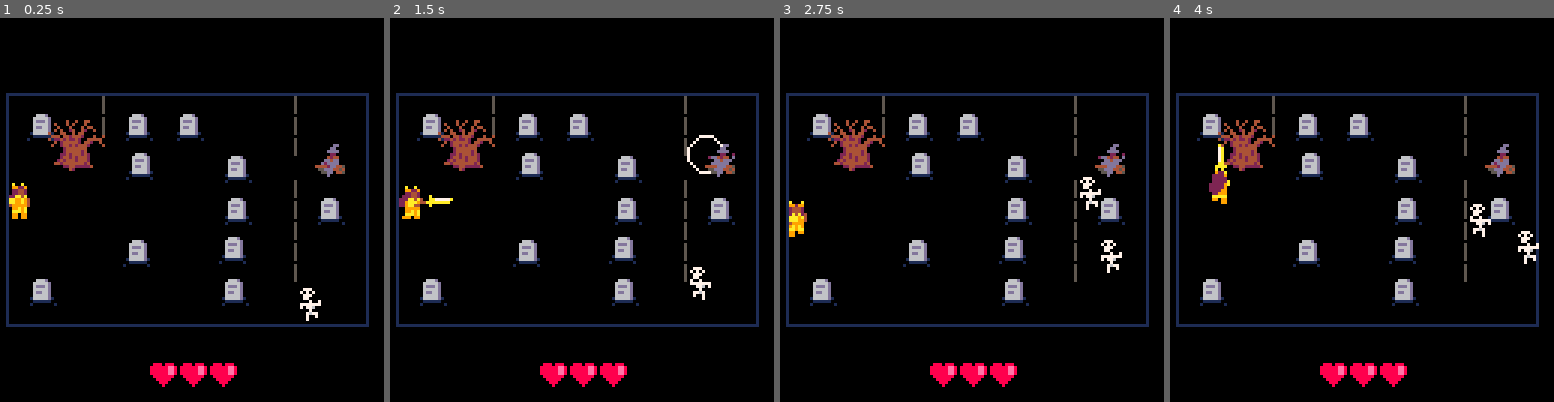
Above: before the commit, frames 1-4 (left to right).
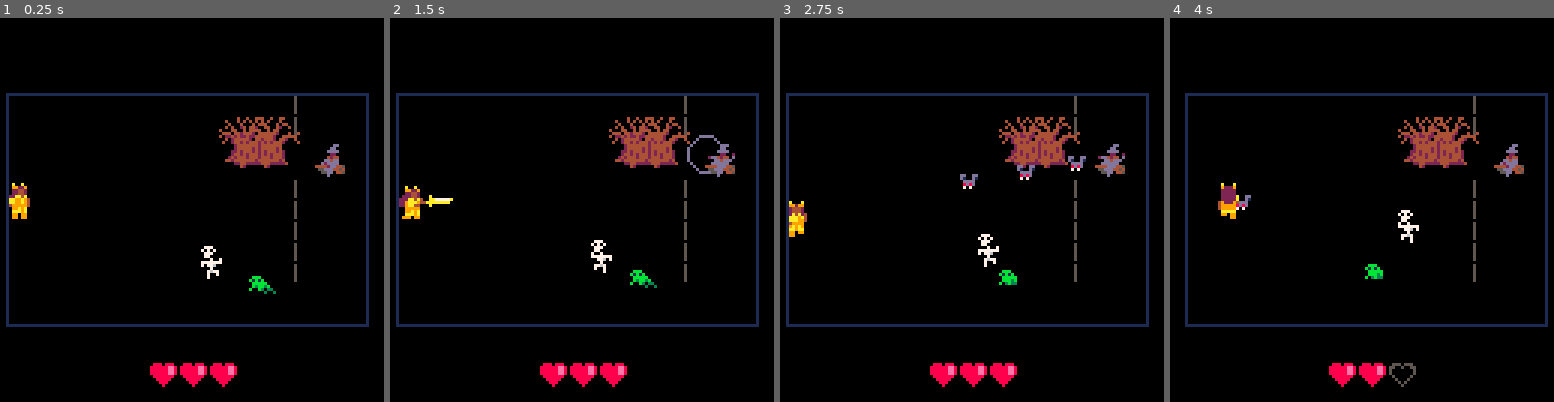
Above: after the commit, the same moments.

Repository: aylanonsense/pico-ludum-dare-40
Game: PICO-8 cartridge cart.p8
The game is run twice, just before and just after one commit, with the same random seed, the same clock (stepped at 60 frames per second) and the same inputs.
Inputs:
- Up to frame 1 (0.25 s): no input
- Up to frame 2 (1.5 s): tap O (Z key) at 0.33, 0.7, 1.43 s; tap X (X key) at 1.07 s
- Up to frame 3 (2.75 s): hold Left 1.97-2.37 s; tap X (X key) at 2.07, 2.4, 2.73 s; tap O (Z key) at 2.22 s; hold Down from 2.42 s (still down)
- Up to frame 4 (4 s): release Down at 2.82 s; hold Right 2.87-3.53 s; tap X (X key) at 3.07, 3.4, 3.73 s; tap O (Z key) at 3.1, 3.98 s; hold Up from 3.58 s (still down)

The runs differ from the first frame. In frame 1, 6.4% of the frame differs, in the area x 7-90%, y 20-79%; in frame 2, 6.5%; in frame 3, 6.8%; in frame 4, 11%, in the area x 1-99%, y 19-97%.

Commit message:
The final (I think) commit

Diff:
--- a/cart.p8
+++ b/cart.p8
@@ -1,6 +1,9 @@
 pico-8 cartridge // http://www.pico-8.com
 version 8
 __lua__
+-- curse collector
+-- by ayla myers (aka bridgs)
+
 --[[
 hurtbox channels
 	1: player
@@ -8,6 +11,7 @@
 	4: minions
 	8: tombstones
 	16: fences
+	32: heart
 
 obstacle channels
 	1: player
@@ -51,10 +55,20 @@
 local entities
 local new_entities
 local player
+local player2
 
 -- global list of curses
 local player_curses
 local curses={
+	{"axes","unreliable weapon",{"your attacks spin around","you in a circle."}},
+	{"shadow","stalked by shadows",{"a malicious shadow","follows behind you."}},
+	{"love","misplaced affection",{"you occasionally fall in","love with minions. it hurts you to","see them get hurt."}},
+	{"slippery","eternal slipperiness",{"you slide along the ground."}},
+	{"lonely","crippling loneliness",{"you slowly take damage","unless you stay near","another creature."}},
+	{"big-heart","big heart",{"you have a very","big heart."}},
+	{"magnetic","magnetic",{"metallic objects are","attracted to you."}},
+	{"floating-heart","heart on your sleeve",{"a heart circles around you.", "if you attack it,","you take damage."}},
+	{"monochrome","colorblind",{"you can't distinguiush","between colors."}},
 	{"medium","reluctant medium",{"whenever you destroy a","tombstone you raise","a skeleton."}},
 	{"doppleganger","doppleganger",{"there are two of you."}},
 	{"slow-clear","constant daze",{"the world swirls around you."}},
@@ -66,14 +80,11 @@
 	{"vertigo","extreme vertigo",{"you are constantly dizzy."}},
 	{"gigantic","excessive growth",{"you are twice as big and","move at half speed."}},
 	{"tele-on-hit","unstable structure",{"whenever you take damage","you teleport to a","random location."}},
-	{"near-sighted","clouded eyes",{"your eyesight is limited"}},
+	{"near-sighted","clouded eyes",{"your eyesight is limited."}},
 	{"invisibility","hidden from mortal eyes",{"you are invisible."}},
 	{"perma-move","eternal unrest",{"you can't stop moving."}},
 	{"high-speed","ludicrous speed",{"you move 5x faster than normal."}},
 	{"no-left","sinistrophobia",{"you can't turn left."}},
-
-
-	-- {"floating-heart","heart on your sleeve",{"a heart circles around you.", "if it takes damage,","you take damage."}},
 }
 
 -- entity classes
@@ -95,6 +106,8 @@
 		dodge_roll_anim=0,
 		dodge_roll_end_anim=0,
 		dodge_roll_detection=5,
+		frames_to_loneliness=0,
+		frames_to_love=0,
 		weapons={"sword","javelin"},
 		weapon_index=1,
 		keep_in_bounds=true,
@@ -104,8 +117,45 @@
 				self.width*=2
 				self.height*=2
 			end
+			if player_has_curse("lonely") then
+				self.frames_to_loneliness=149
+			end
+			if player_has_curse("love") then
+				self.frames_to_love=rnd_int(100,400)
+			end
 		end,
 		update=function(self)
+			if decrement_counter_prop(self,"frames_to_loneliness") then
+				self.health-=1
+				if self:on_hurt(e1)!=false and self.health<=0 then
+					self:die()
+				end
+				self.frames_to_loneliness=149
+			end
+			local i
+			for i=1,#entities do
+				if entities[i].class_name=="frog" or entities[i].class_name=="bat" or entities[i].class_name=="skeleton" or entities[i].class_name=="witch" then
+					local dx=mid(-100,entities[i]:center_x()-self:center_x(),100)
+					local dy=mid(-100,entities[i]:center_y()-self:center_y(),100)
+					local dist=sqrt(dx*dx+dy*dy)
+					if dist<30 then
+						self.frames_to_loneliness=150
+					end
+				end
+			end
+			if decrement_counter_prop(self,"frames_to_love") then
+				local i
+				local suitors={}
+				for i=1,#entities do
+					if entities[i].class_name=="frog" or entities[i].class_name=="skeleton" then
+						add(suitors,entities[i])
+					end
+				end
+				if #suitors>0 then
+					spawn_entity("in_love",0,0,{target=suitors[rnd_int(1,#suitors)]})
+				end
+				self.frames_to_love=rnd_int(200,400)
+			end
 			decrement_counter_prop(self,"sword_attack_anim")
 			decrement_counter_prop(self,"sword_attack_cooldown")
 			decrement_counter_prop(self,"javelin_throw_anim")
@@ -152,8 +202,16 @@
 				end
 			end
 			-- no moving during an animation
+			local move_speed=1
+			if player_has_curse("gigantic") then
+				move_speed*=0.5
+			end
+			if player_has_curse("high-speed") then
+				move_speed*=5
+			end
+			local vx,vy=0,0
 			if self.javelin_throw_anim>0 or self.sword_attack_anim>0 or self.dodge_roll_end_anim>0 or self.auto_attacks>0 then
-				self.vx,self.vy=0,0
+				vx,vx=0,0
 			else
 				-- face the direction of movement
 				if self.move_dir then
@@ -169,14 +227,14 @@
 				if player_has_curse("perma-move") then
 					move_dir=move_dir or self.facing_dir
 				end
-				local move_speed=1
-				if player_has_curse("gigantic") then
-					move_speed*=0.5
-				end
-				if player_has_curse("high-speed") then
-					move_speed*=5
-				end
-				self.vx,self.vy=dir_to_vector(move_dir,move_speed*ternary(self.dodge_roll_anim>0,2.5,1))
+				vx,vy=dir_to_vector(move_dir,move_speed*ternary(self.dodge_roll_anim>0,2.5,1))
+			end
+			if player_has_curse("slippery") then
+				self.vx=mid(-1.2*move_speed,(self.vx+vx/20)*0.995,1.2*move_speed)
+				self.vy=mid(-1.2*move_speed,(self.vy+vy/20)*0.995,1.2*move_speed)
+			else
+				self.vx=vx
+				self.vy=vy
 			end
 			-- move the character
 			self:apply_velocity()
@@ -202,7 +260,11 @@
 						end
 						spawn_entity("frog",x,y)
 					end
-					spawn_entity("sword_attack",self.x,self.y,{slash_dir=self.true_facing_dir})
+					if player_has_curse("axes") then
+						spawn_entity("axe_attack",self.x,self.y,{attack_dir=self.true_facing_dir})
+					else
+						spawn_entity("sword_attack",self.x,self.y,{slash_dir=self.true_facing_dir})
+					end
 				elseif self.weapons[self.weapon_index]=="javelin" and self.javelin_throw_cooldown<=0 then
 					self.javelin_throw_anim=10
 					self.javelin_throw_cooldown=30
@@ -211,6 +273,14 @@
 			end
 		end,
 		draw=function(self)
+			if player_has_curse("lonely") then
+				color(ternary(self.frames_to_loneliness==150,3,1))
+				if player_has_curse("monochrome") then
+					color(ternary(self.frames_to_loneliness==150,14,2))
+				end
+				circ(self:center_x(),self:center_y(),30)
+				circ(self:center_x(),self:center_y(),30*self.frames_to_loneliness/150)
+			end
 			local sx
 			local sy=11
 			local sw=7
@@ -253,7 +323,30 @@
 				palt(3,false)
 				pal(11,7)
 				palt(11,false)
+				pal(12,10)
+				if player_has_curse("monochrome") then
+					pal(3,15)
+					pal(10,15)
+					pal(11,15)
+					pal(9,14)
+					pal(4,13)
+					pal(12,15)
+				end
+				if self.is_shadow then
+					local i
+					for i=1,15 do
+						pal(i,ternary(player_has_curse("monochrome"),2,1))
+					end
+				end
 				local size_mult=ternary(player_has_curse("gigantic"),2,1)
+				if player_has_curse("axes") then
+					palt(3,true)
+					palt(11,true)
+					pal(12,9)
+					if player_has_curse("monochrome") then
+						pal(12,14)
+					end
+				end
 				sspr2(sx,sy,sw,sh,self.x-size_mult*sdx,self.y-size_mult*sdy,sflipped,false,size_mult*sw,size_mult*sh)
 				-- self:draw_outline(12)
 			end
@@ -262,19 +355,163 @@
 			init_scene("death")
 		end,
 		on_hurt=function(self)
+			self:hurt()
+		end,
+		hurt=function(self)
 			self.invincibility_frames=48
+			if player2 then
+				player.invincibility_frames=48
+				player2.invincibility_frames=48
+				player.health=min(player.health,player2.health)
+				player2.health=min(player.health,player2.health)
+			end
 			freeze_and_shake_screen(6,10)
 			if player_has_curse('tele-on-hit') then
 				self.x=rnd_int(0,112)
 				self.y=rnd_int(0,68)
 			end
+		end
+	},
+	player_shadow={
+		extends="player",
+		hitbox_channel=1, -- player
+		hurtbox_channel=0,
+		obstacle_channel=0,
+		collision_channel=0,
+		x=-20,
+		y=-20,
+		keep_in_bounds=false,
+		is_shadow=true,
+		init=function(self)
+			self.player_states={}
+		end,
+		update=function(self)
+			if self.player_states[1] then
+				self:apply_player_state(self.player_states[1])
+			end
+			local i
+			for i=1,59 do
+				self.player_states[i]=self.player_states[i+1]
+			end
+			self.player_states[60]=self:copy_player_state()
+		end,
+		apply_player_state=function(self,state)
+			local k,v
+			for k,v in pairs(state) do
+				self[k]=state[k]
+			end
+		end,
+		copy_player_state=function(self)
+			return {
+				x=player.x,
+				y=player.y,
+				vx=player.vx,
+				vy=player.vy,
+				facing_dir=player.facing_dir,
+				true_facing_dir=player.true_facing_dir,
+				move_dir=player.move_dir,
+				sword_attack_anim=player.sword_attack_anim,
+				sword_attack_cooldown=player.sword_attack_cooldown,
+				frames_alive=player.frames_alive
+			}
+		end
+	},
+	axe_attack={
+		width=5,
+		height=5,
+		frames_to_death=100,
+		hitbox_channel=2+4+8+16+32, -- witches + minions + tombstones + fences + heart
+		collision_channel=16, -- trees
+		init=function(self)
+			self.x+=1
+			self.y+=1
+			self.scale=1
+			if player_has_curse("gigantic") then
+				self.scale=2
+				self.width*=2
+				self.height*=2
+			end
+			self.start_x=self.x
+			self.start_y=self.y
+			if self.attack_dir=="right" then
+				self.offset=0
+			elseif self.attack_dir=="left" then
+				self.offset=20
+			elseif self.attack_dir=="up" then
+				self.offset=10
+			elseif self.attack_dir=="down" then
+				self.offset=30
+			end
+		end,
+		update=function(self)
+			self.x=self.start_x+(self.scale*6+self.frames_alive/3)*cos((self.frames_alive+self.offset)/40)
+			self.y=self.start_y+(self.scale*6+self.frames_alive/3)*sin((self.frames_alive+self.offset)/40)
+		end,
+		draw=function(self)
+			if player_has_curse("monochrome") then
+				pal(7,15)
+				pal(10,15)
+				pal(9,14)
+			end
+			sspr2(0,57,5,5,self.x,self.y,self.frames_alive%12>6,(self.frames_alive+3)%12>6,5*self.scale,5*self.scale)
+			-- self:draw_outline(8)
+		end,
+		on_hit=function(self)
+			self:die()
+		end,
+		on_collide=function(self)
+			self:die()
+		end
+	},
+	in_love={
+		init=function(self)
+			self.prev_health=self.target.health
+		end,
+		update=function(self)
+			self.x=self.target:center_x()
+			self.y=self.target:center_y()
+			if not self.target.is_alive then
+				hurt_entity(player)
+				self:die()
+			elseif self.prev_health>self.target.health then
+				hurt_entity(player)
+			end
+			self.prev_health=self.target.health
+		end,
+		draw=function(self)
+			if player_has_curse("monochrome") then
+				pal(8,14)
+				pal(14,15)
+			end
+			sspr(0,53,5,4,self.x-3,self.y-11)
+		end
+	},
+	floating_heart={
+		width=4,
+		height=4,
+		hurtbox_channel=32, -- heart
+		update=function(self)
+			self.x=player.x+10*cos(self.frames_alive/100)
+			self.y=player.y+10*sin(self.frames_alive/100)
+		end,
+		draw=function(self)
+			if player_has_curse("monochrome") then
+				pal(8,14)
+				pal(14,15)
+			end
+			sspr(0,53,5,4,self.x,self.y)
+			-- self:draw_outline(7)
+		end,
+		on_hurt=function(self)
+			hurt_entity(player,self)
+			return false
 		end
 	},
 	sword_attack={
 		width=15,
 		height=7,
 		frames_to_death=1,
-		hitbox_channel=2+4+8+16, -- witches + minions + tombstones + fences
+		hitbox_channel=2+4+8+16+32, -- witches + minions + tombstones + fences + heart
 		init=function(self)
 			local size_mult=ternary(player_has_curse("gigantic"),2,1)
 			if self.slash_dir=="right" then
@@ -370,6 +607,12 @@
 			self:apply_velocity()
 		end,
 		draw=function(self)
+			if player_has_curse("monochrome") then
+				pal(5,2)
+				pal(4,14)
+				pal(7,15)
+				pal(3,2)
+			end
 			if self.spell_startup_frames>0 then
 				if self.spell=="shoot_bats" then
 					color(13)
@@ -409,6 +652,11 @@
 		draw=function(self)
 			if self.wait_frames<=0 then
 				-- self:draw_outline()
+				if player_has_curse("monochrome") then
+					pal(7,15)
+					pal(8,14)
+					pal(1,2)
+				end
 				sspr2(ternary(self.frames_alive%8>4,6,0),36,6,5,self.x-1,self.y)
 			end
 		end
@@ -474,6 +722,10 @@
 		end,
 		draw=function(self)
 			-- self:draw_outline(8)
+			if player_has_curse("monochrome") then
+				pal(11,14)
+				pal(3,2)
+			end
 			sspr2(ternary(self.hop_frames>0,31,22),0,9,6,self.x-1,self.y,self.is_facing_right)
 		end
 	},
@@ -512,6 +764,10 @@
 		end,
 		draw=function(self)
 			-- self:draw_outline(8)
+			if player_has_curse("monochrome") then
+				pal(7,15)
+				pal(6,15)
+			end
 			sspr2(ternary(self.frames_alive%14>7,0,8),42,7,11,self.x,self.y-2,self.is_facing_right)
 		end,
 		on_hurt=function(self)
@@ -529,6 +785,10 @@
 			self.flipped=rnd()<0.5
 		end,
 		draw=function(self)
+			if player_has_curse("monochrome") then
+				pal(1,2)
+				pal(6,14)
+			end
 			sspr2(12,0,10,6,self.x-2,self.y+2,self.flipped)
 			sspr2(ternary(self.health<2,6,0),0,6,7,self.x,self.y-1)
 		end,
@@ -545,6 +805,9 @@
 		draw=function(self)
 			-- rectfill(self.x+0.5,self.y-7.5,self.x+10.5,self.y+9.5,4)
 			-- self:draw_outline(9)
+			if player_has_curse("monochrome") then
+				pal(4,14)
+			end
 			sspr2(0,18,19,17,self.x-4,self.y-7)
 		end
 	},
@@ -554,7 +817,27 @@
 		health=2,
 		hurtbox_channel=16, -- fence
 		obstacle_channel=16, -- fence
+		collision_channel=16, -- fence
+		update=function(self)
+			if player_has_curse("magnetic") then
+				local dx=mid(-100,player:center_x()-self:center_x(),100)
+				local dy=mid(-100,player:center_y()-self:center_y(),100)
+				local dist=sqrt(dx*dx+dy*dy)
+				if dist<50 and dist>10 then
+					self.vx=0.25*dx/dist
+					self.vy=0.25*dy/dist
+				else
+					self.vx=0
+					self.vy=0
+				end
+			else
+			end
+			self:apply_velocity()
+		end,
 		draw=function(self)
+			if player_has_curse("monochrome") then
+				pal(5,13)
+			end
 			sspr(ternary(self.health<2,51,40),0,11,7,self.x-1,self.y-3)
 		end
 	},
@@ -563,6 +846,9 @@
 		width=3,
 		height=7,
 		draw=function(self)
+			if player_has_curse("monochrome") then
+				pal(5,13)
+			end
 			sspr(ternary(self.health<2,65,62),0,3,7,self.x,self.y-1)
 		end
 	}
@@ -607,7 +893,7 @@
 	-- clear the screen
 	camera()
 	if player_has_curse("slow-clear") then
-		local i
+		local i=0
 		for i=1,1000 do
 			pset(rnd_int(0,127),rnd_int(0,127),0)
 		end
@@ -625,8 +911,10 @@
 -- title scene methods
 function init_title()
 	player_curses={}
+	-- debug_add_curse(curses[1][1])
+	-- debug_add_curse("axes")
+	-- debug_add_curse("monochrome")
 	shuffle_list(curses)
-	-- debug_add_curse(curses[1][1])
 end
 
 function update_title()
@@ -665,7 +953,7 @@
 	-- spawn_entity("horizontal_fence",38,40)
 	-- spawn_entity("horizontal_fence",46,40)
 	if player_has_curse("hallucinations") then
-		local possibilities={"player","witch","frog","tombstone","tree","horizontal_fence","vertical_fence"}
+		local possibilities={"player","witch","skeleton","frog","tombstone","tree","horizontal_fence","vertical_fence"}
 		local i
 		for i=1,10 do
 			spawn_entity(possibilities[rnd_int(1,#possibilities)],rnd_int(10,100),rnd_int(10,70),{is_hallucination=true})
@@ -673,7 +961,6 @@
 	end
 	-- add new entities to the game immediately
 	add_new_entities()
-	-- debug_add_curse("no-left")
 end
 
 function generate_level()
@@ -686,11 +973,20 @@
 	local player_col=1
 	local player_row=6
 	player=spawn_entity("player",8*player_col-7,7*player_row-7)
+	if player_has_curse("floating-heart") then
+		spawn_entity("floating_heart")
+	end
+	if player_has_curse("shadow") then
+		spawn_entity("player_shadow")
+	end
 	tiles[player_col][player_row]=player
 	if player_has_curse("doppleganger") then
 		local player2_col=1
 		local player2_row=7
-		tiles[player2_col][player2_row]=spawn_entity("player",8*player2_col-7,7*player2_row-7)
+		player2=spawn_entity("player",8*player2_col-7,7*player2_row-7)
+		tiles[player2_col][player2_row]=player2
+	else
+		player2=nil
 	end
 	-- spawn the witch
 	local witch_col=rnd_int(14,15)
@@ -795,14 +1091,7 @@
 			if i!=j and not e1.is_hallucination and not e2.is_hallucination and band(e1.hitbox_channel,e2.hurtbox_channel)>0 then
 				if rects_overlapping(e1.x,e1.y,e1.width,e1.height,e2.x,e2.y,e2.width,e2.height) then
 					e1:on_hit(e2)
-					if e2.invincibility_frames<=0 then
-						e2.health-=e1.damage
-						e2.invincibility_frames=5
-						e2:on_hurt(e1)
-						if e2.health<=0 then
-							e2:die()
-						end
-					end
+					hurt_entity(e2,e1)
 				end
 			end
 		end
@@ -824,7 +1113,6 @@
 	local camera_x=shake_x-2
 	local camera_y=-25
 	camera(camera_x,camera_y)
-	color(1)
 	-- local c,r
 	-- for c=0,15 do
 	-- 	line(8*c,0,8*c,77)
@@ -832,12 +1120,11 @@
 	-- for r=0,11 do
 	-- 	line(0,7*r,120,7*r)
 	-- end
-	rect(0,0,120,77)
 	-- draw each entity
 	if player_has_curse("vertigo") then
-		camera(camera_x+10*cos(scene_frame/200),camera_y+10*sin(scene_frame/200))
+		camera(camera_x+7*cos(scene_frame/250),camera_y+7*sin(scene_frame/250))
 		draw_game_objects()
-		camera(camera_x-10*cos(scene_frame/200),camera_y-10*sin(scene_frame/200))
+		camera(camera_x-7*cos(scene_frame/250),camera_y-7*sin(scene_frame/250))
 		draw_game_objects()
 	else
 		draw_game_objects()
@@ -855,14 +1142,19 @@
 	rectfill(0,0,127,16)
 	rectfill(0,111,127,127)
 	-- draw player health
+	if player_has_curse("monochrome") then
+		pal(8,14)
+		pal(14,15)
+	end
+	local heart_mult=ternary(player_has_curse("big-heart"),3,1)
 	local i
 	for i=1,3 do
-		sspr(ternary(player.health<i,77,68),0,9,8,10*i+40,115)
+		sspr(ternary(player.health<i,77,68),0,9,8,65+10*(i-2.5)*heart_mult,130-15*heart_mult,9*heart_mult,8*heart_mult)
 	end
 end
 
 function draw_game_objects()
-	rect(0,0,120,77,1)
+	rect(0,0,120,77,ternary(player_has_curse("monochrome"),2,1))
 	-- draw each entity
 	foreach(entities,function(entity)
 		pal()
@@ -889,36 +1181,40 @@
 	if scene_frame%40<30 then
 		print("press z to continue",26,108)
 	end
-	rect(54,43,74,63)
-	color(0)
-	rectfill(57,43,71,63)
-	rectfill(54,46,74,60)
+	-- rect(54,43,74,63)
+	-- color(0)
+	-- rectfill(57,43,71,63)
+	-- rectfill(54,46,74,60)
 	local curse=player_curses[#player_curses]
 	color(6)
-	print(curse[2],64-2*#curse[2],34)
+	print(curse[2],64-2*#curse[2],44)
 	local i
 	for i=1,#curse[3] do
 		print(curse[3][i],64-2*#curse[3][i],61+7*i)
 	end
-	rect(56,45,72,61,8)
+	-- rect(56,45,72,61,8)
 end
 
 -- death scene methods
 function init_death()
-	player_curses={}
-	shuffle_list(curses)
 end
 
 function update_death()
-	if scene_frame>20 and btnp2("z") then
+	if scene_frame>30 and btnp2("z") then
+		player_curses={}
+		shuffle_list(curses)
 		init_scene("game")
 	end
 end
 
 function draw_death()
 	color(7)
-	print("i'm real sorry but",28,50)
-	print("you died :(",42,60)
+	print("i'm real sorry but",28,25)
+	print("you died :(",42,35)
+	if #player_curses>0 then
+		print("good news tho:",36,60)
+		print("you collected "..#player_curses.." curse"..ternary(#player_curses==1,"","s").."!",17,70)
+	end
 	color(13)
 	if scene_frame%40<30 then
 		print("press z to continue",26,108,13)
@@ -1064,6 +1360,16 @@
 	new_entities={}
 end
 
+function hurt_entity(e2,e1) -- e2 is hurt by e1
+	if e2.invincibility_frames<=0 then
+		e2.health-=1--e1 and e1.damage or 1
+		e2.invincibility_frames=5
+		if e2:on_hurt(e1)!=false and e2.health<=0 then
+			e2:die()
+		end
+	end
+end
+
 -- scene functions
 function init_scene(s)
 	freeze_frames,screen_shake_frames=0,0
@@ -1257,10 +1563,10 @@
 00400040400040000000000aa9a9a0022222a0222aa4a40033bbbbb3009a9a90009a9a90009a9a900099a9a00099a9a00099a9a0009999900099999404999990
 00040004000404400000000aa4a940222229a0229aaa94433333333000aa9aa000aa9aa000aa9aa000aaa9a000aaa9a000aaa9a000aaaaa000aaaaa000aaaaa0
 00404002400420040000000094949022222900229aa4400030000000009909900099099000990990009909900099099000990990009909900099099000990990
-40004400404400000000000093aa9022229900009999900000000000009909900000099000990000009909900990099000999900009909900099000000000990
-0444044244420004004000003333a0022999000099a9a00000000000000000000000000000000000000000000000000000000000000000000000000000000000
-4022424224200444440000009339900aaaaa0000aaa9a000000000000000000000022200000444000000000000022200000999000000000000022200000aaa00
-00402444442044200400000093b000099099000999099000000000000000000000222220009999900000000000222220009999a000000000002222200099a990
+4000440040440000000000009caa9022229900009999900000000000009909900000099000990000009909900990099000999900009909900099000000000990
+044404424442000400400000cccca0022999000099a9a00000000000000000000000000000000000000000000000000000000000000000000000000000000000
+4022424224200444440000009c39900aaaaa0000aaa9a000000000000000000000022200000444000000000000022200000999000000000000022200000aaa00
+0040244444204420040000009cb000099099000999099000000000000000000000222220009999900000000000222220009999a000000000002222200099a990
 04002442424442000040000003b00000009900099009900000000000000000000a22222a0999a999000000000aaa22220449999a000000000aa222aa09999999
 00000244444440000000000003b00000000000000000000000000000000000000aa222aa099aaaa9000000000aa9aa22022aa9aa000000000a999a9a099444a9
 00000244444240000000000003b00000000000000000000000000000000000000a9444aa0aaaaaaa000000000a99aa440222aaaa00000000099aaa990aa222aa
@@ -1288,15 +1594,15 @@
 00767700077670000000000000000000000000000000000000000000000000000000000000000000000000000000000000000000000000000000000000000000
 00700700070070000000000000000000000000000000000000000000000000000000000000000000000000000000000000000000000000000000000000000000
 00700000000070000000000000000000000000000000000000000000000000000000000000000000000000000000000000000000000000000000000000000000
-00000000000000000000000000000000000000000000000000000000000000000000000000000000000000000000000000000000000000000000000000000000
-00000000000000000000000000000000000000000000000000000000000000000000000000000000000000000000000000000000000000000000000000000000
-00000000000000000000000000000000000000000000000000000000000000000000000000000000000000000000000000000000000000000000000000000000
-0000000000000000000000000000dd00000000000000000000000000000000000000000000000000000000000000000000000000000000000000000000000000
-000000000000000000000000000dd000000000220000009a90000009900000000000000000000000000000000000000000000000000000000000000000000000
-00000000000000000000000000dddd00000002442000099440000099990000000000000000000000000000000000000000000000000000000000000000000000
-00000000000000000000000000022000000022442200099440000092290000000000000000000000a000000000a00000000a0000000000000000000000000000
-0000000000000000000000000042440000000944900022aaa0000022220000000000000000000009a900000099a0000000999000000000000000000000000000
-0000000000000000000000000dd4dd00000009999000aa9a9a000a2222a000000000000000000024942000022490000002222200000000000000000000000000
+08080000000000000000000000000000000000000000000000000000000000000000000000000000000000000000000000000000000000000000000000000000
+888e8000000000000000000000000000000000000000000000000000000000000000000000000000000000000000000000000000000000000000000000000000
+08880000000000000000000000000000000000000000000000000000000000000000000000000000000000000000000000000000000000000000000000000000
+0080000000000000000000000000dd00000000000000000000000000000000000000000000000000000000000000000000000000000000000000000000000000
+077000000000000000000000000dd000000000220000009a90000009900000000000000000000000000000000000000000000000000000000000000000000000
+0aa70000000000000000000000dddd00000002442000099440000099990000000000000000000000000000000000000000000000000000000000000000000000
+00aa7000000000000000000000022000000022442200099440000092290000000000000000000000a000000000a00000000a0000000000000000000000000000
+0a0a700000000000000000000042440000000944900022aaa0000022220000000000000000000009a900000099a0000000999000000000000000000000000000
+9000000000000000000000000dd4dd00000009999000aa9a9a000a2222a000000000000000000024942000022490000002222200000000000000000000000000
 000000000000000000000000d2dddd00000009999000999999000992290000000000000000000024442000022440000002222200000000000000000000000000
 000000000000000000000044442dd44500000999900099999900099229000000000000000000002a4a200022aa4a000002222200000000000000000000000000
 0000000000000000000000055ddd4454000099999900099990000099990000000000000000000aa9a9aa00aa99a9a000a22222a0000000000000000000000000
